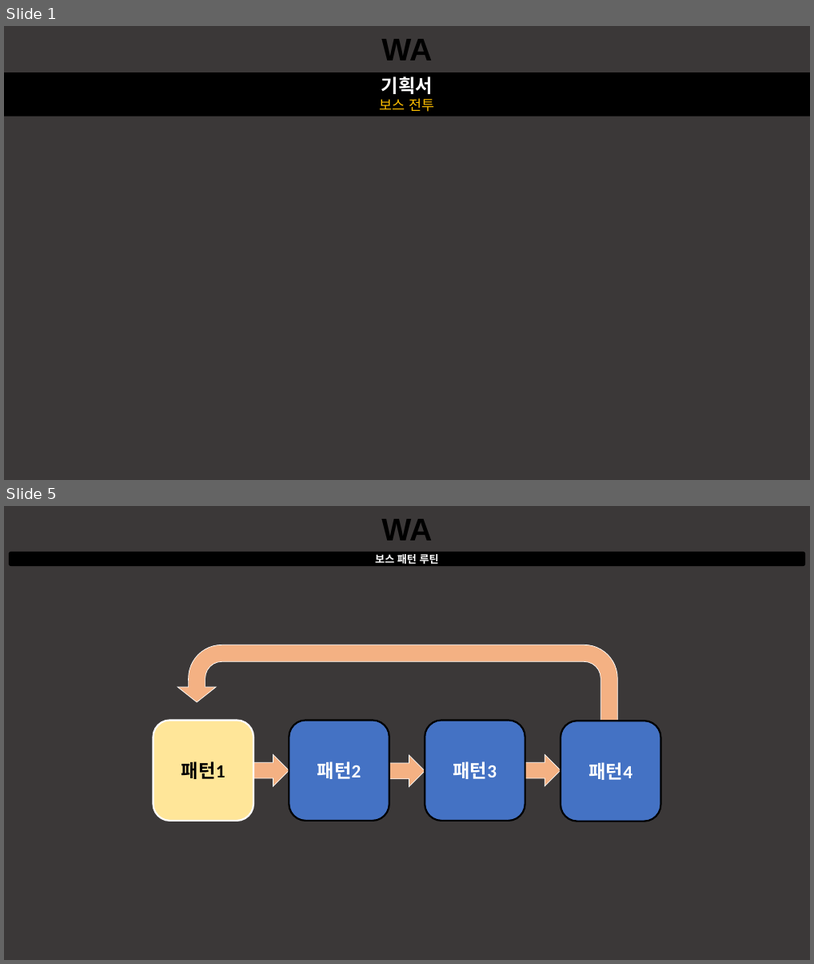
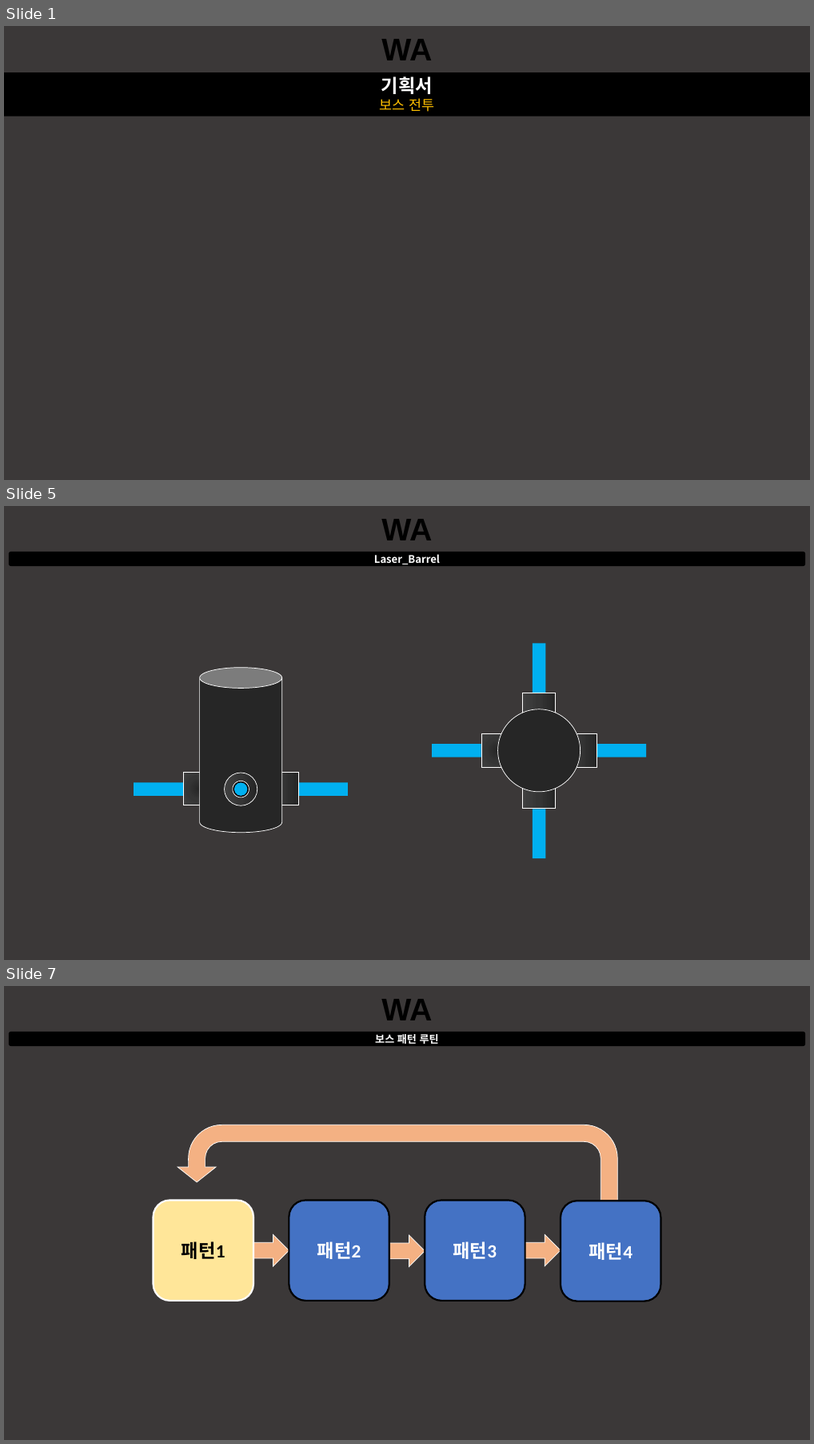
Before and after one commit to taeseongeom/WA, a slide deck: 기획서/문서/보스 기획서.pptx. Shown one above the other, each under a label of ours: slides 1 and 5 before the commit, slides 1, 5 and 7 after it; the slides between them are not shown. The pictures are 814x964 and 814x1444 pixels, drawn with LibreOffice and Linux fonts; fonts in the diff are those of the drawing. Boxes give left, top, right and bottom in pixels: in the first picture for what was removed or moved away, otherwise in the second. Text is boxed around its words. In the diff, an @@ line names an element or a change of style, - is before the commit and + after.

```diff
--- a/기획서/문서/보스 기획서.pptx
+++ b/기획서/문서/보스 기획서.pptx
@@ slide 5 added at bbox=[4, 506, 810, 960], background #3B3838 @@
@@ text added at bbox=[382, 519, 432, 540], 54 pt, text #000000, bold @@
+WA
@@ rounded rectangle added at bbox=[9, 552, 806, 566], fill #000000, 18 pt, text #FFFFFF, bold @@
+Laser_Barrel
@@ group added at bbox=[432, 643, 646, 858]: 8 rectangles, 1 ellipse @@
@@ group added at bbox=[134, 667, 348, 832]: 4 rectangles, 3 ellipses, 1 cylinder @@
@@ what was slide 5 is now slide 7 @@
```
Also in this commit, not shown: 6 slides changed, 2 other slides added, 4 other files.
